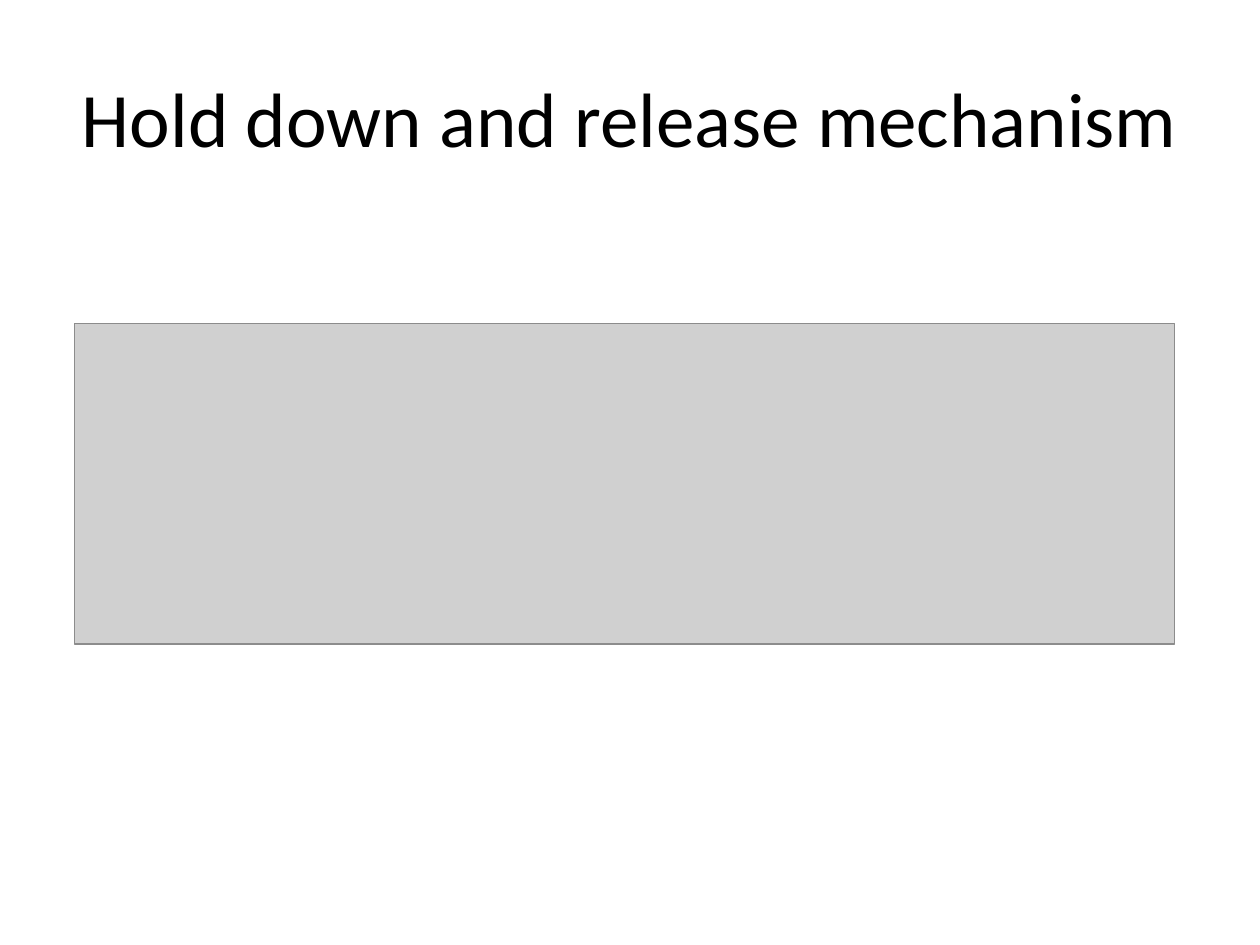
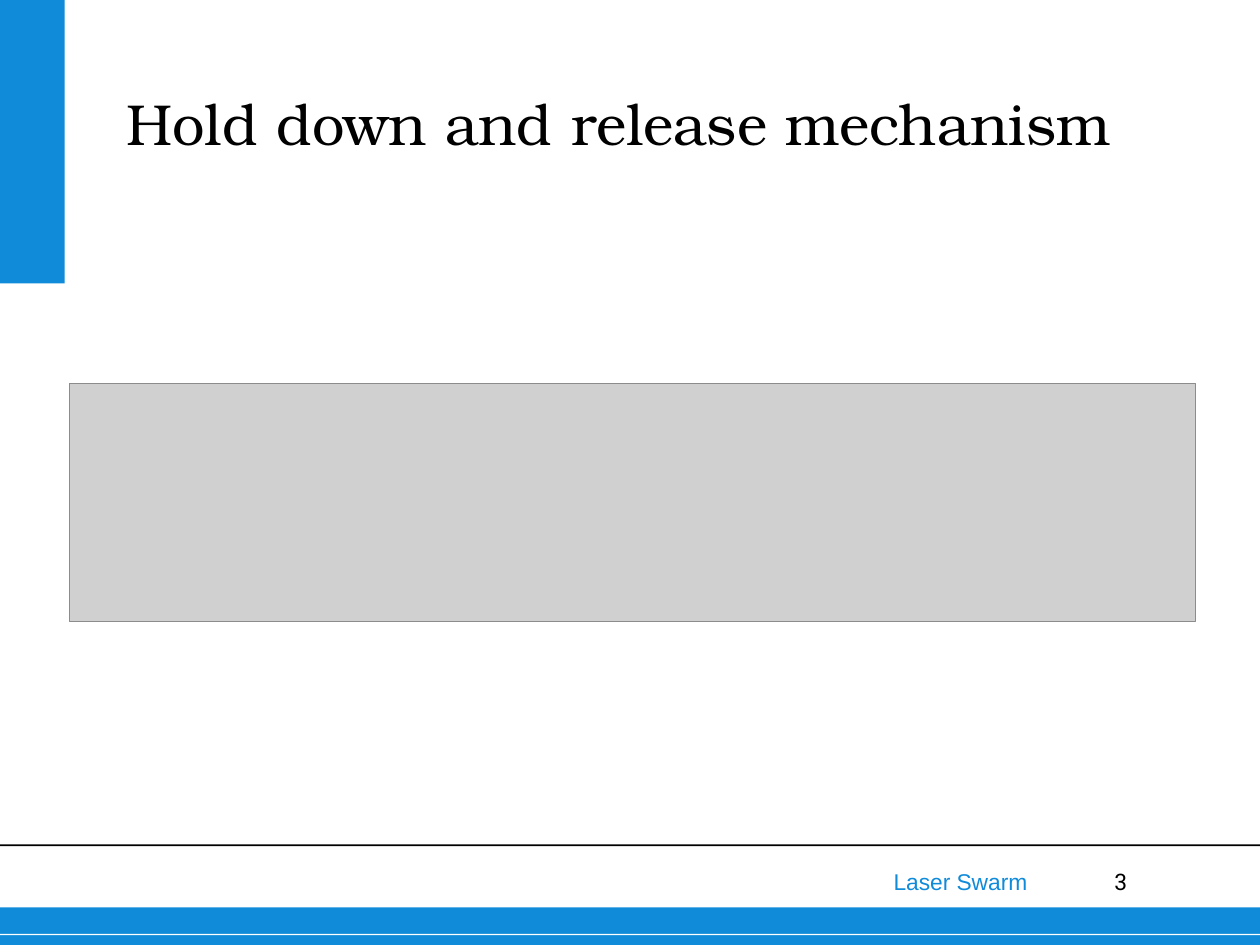
Before and after one commit to thewisenerd/laser-swarm, a slide deck: slide 3 of finalPresentation/subsections/EPS Final Design.ppt. Drawn at 1260x945 pixels with LibreOffice and Linux fonts; fonts in the diff are those of the drawing; grey boxes stand for pictures; background and template pictures are left out. Boxes give left, top, right and bottom in pixels: in the first picture for what was removed or moved away, otherwise in the second. Text is boxed around its words. In the diff, an @@ line names an element or a change of style, - is before the commit and + after.

```diff
--- a/finalPresentation/subsections/EPS Final Design.ppt
+++ b/finalPresentation/subsections/EPS Final Design.ppt
@@ rectangle added at <box>0,0,64,284</box>, fill #108BD9 @@
@@ text "Hold down and release mechanism": place and size @@
-text "Hold down and release mechanism" at <box>82,93,1176,148</box>
+text "Hold down and release mechanism" at <box>126,103,1111,146</box>
@@ text "Hold down and release mechanism" at <box>126,103,1111,146</box>: size 44 to 33 pt, font Calibri to TeX Gyre Bonum; alignment centre to left; indent changed; vertical alignment middle to bottom @@
@@ picture: place and size @@
-picture at <box>74,324,1174,644</box>
+picture at <box>69,384,1196,622</box>
@@ line added from (0, 845) to (1260, 845), #000000 0.99 pt @@
@@ text added at <box>894,874,1028,891</box>, 13 pt, text #108BD9 @@
+Laser Swarm
@@ page number added at <box>1114,873,1127,891</box>, 13 pt, text #000000 @@
+3
@@ rectangle added at <box>0,907,1260,945</box>, fill #108BD9 @@
@@ line added from (0, 935) to (1260, 935), #FFFFFF 0.74 pt @@
```
Also in this commit, not shown: 8 other slides changed.
